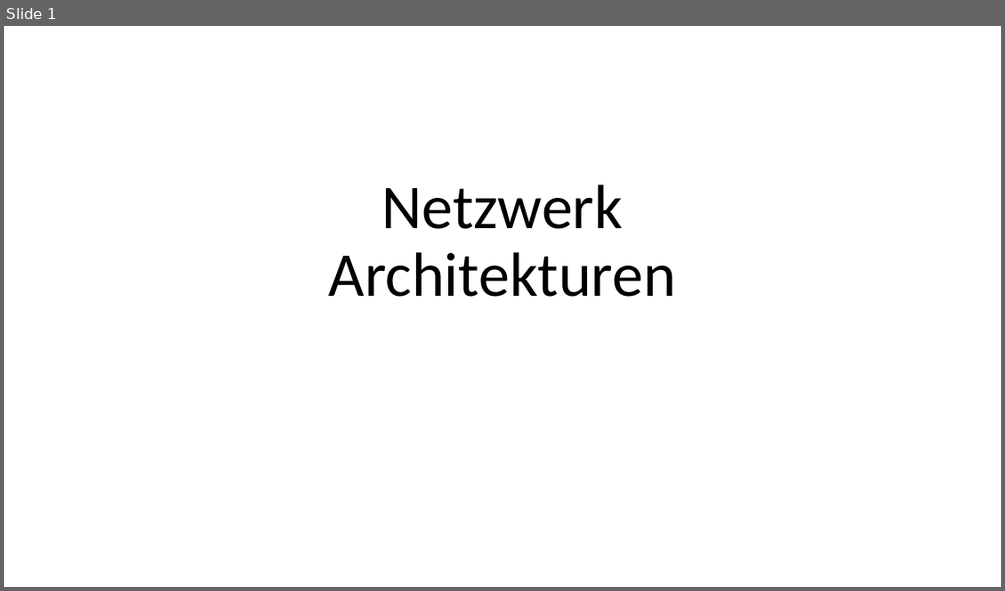
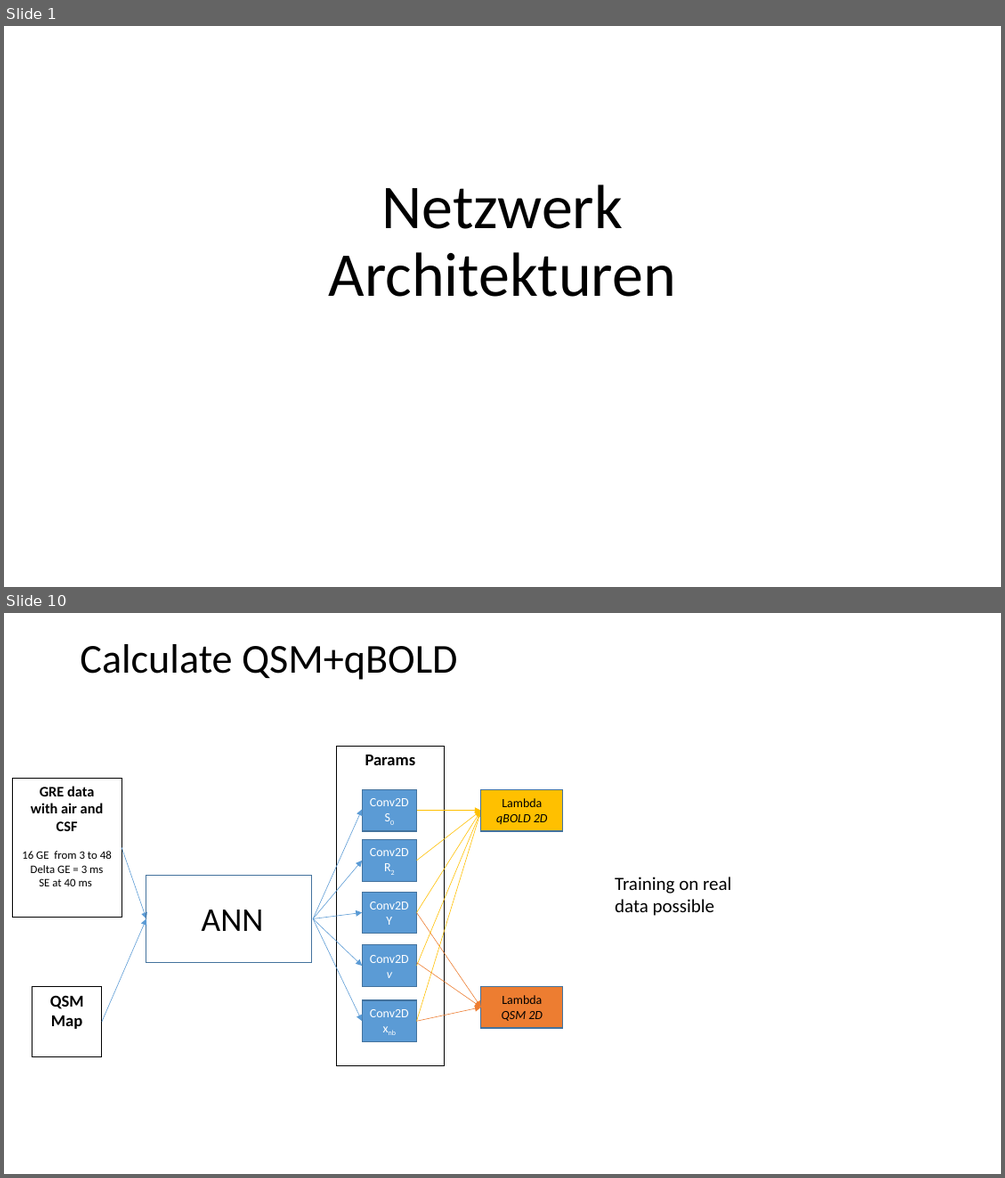
Before and after one commit to PatrickKinz/DeepLearning, a slide deck: Netzwerk_Architekturen.pptx. Shown one above the other, each under a label of ours: slide 1 before the commit, slides 1 and 10 after it; the slides between them are not shown. The pictures are 1005x591 and 1005x1178 pixels, drawn with LibreOffice and Linux fonts; fonts in the diff are those of the drawing. Boxes give left, top, right and bottom in pixels: in the first picture for what was removed or moved away, otherwise in the second. Text is boxed around its words. In the diff, an @@ line names an element or a change of style, - is before the commit and + after.

```diff
--- a/Netzwerk_Architekturen.pptx
+++ b/Netzwerk_Architekturen.pptx
@@ slide 10 added at bbox=[4, 613, 1001, 1174], background #FFFFFF @@
@@ title added at bbox=[80, 644, 457, 680], 39.6 pt, text #000000 @@
+Calculate QSM+qBOLD
@@ rectangle added at bbox=[337, 747, 444, 1065], outline #000000 0.75 pt, 16 pt, text #000000, bold @@
+Params
@@ rectangle added at bbox=[12, 779, 121, 916], outline #000000 0.75 pt, 11 pt, text #000000 @@
+GRE data
+with air and CSF
+16 GE from 3 to 48
+Delta GE = 3 ms
+SE at 40 ms
@@ rectangle added at bbox=[362, 789, 417, 831], fill #5B9BD5, outline #43739E 1 pt, 12 pt, text #FFFFFF @@
+Conv2D
+S0
@@ rectangle added at bbox=[481, 789, 563, 831], fill #FFC000, outline #43739E 1 pt, 12 pt, text #000000, italic @@
+Lambda
+qBOLD 2D
@@ arrow added from (313, 919) to (362, 809), #5B9BD5 0.5 pt @@
@@ arrow added from (417, 1022) to (481, 811), #FFC000 0.5 pt @@
@@ arrow added from (417, 966) to (481, 811), #FFC000 0.5 pt @@
@@ arrow added from (417, 913) to (481, 811), #FFC000 0.5 pt @@
@@ arrow added from (417, 860) to (481, 811), #FFC000 0.5 pt @@
@@ arrow added from (417, 811) to (481, 811), #FFC000 0.5 pt @@
@@ arrow added from (121, 848) to (146, 919), #5B9BD5 0.5 pt @@
@@ rectangle added at bbox=[362, 840, 417, 882], fill #5B9BD5, outline #43739E 1 pt, 12 pt, text #FFFFFF @@
+Conv2D
+R2
@@ rectangle added at bbox=[146, 876, 311, 963], outline #43739E 1 pt @@
@@ arrow added from (313, 919) to (362, 860), #5B9BD5 0.5 pt @@
@@ text added at bbox=[615, 876, 731, 916], 18 pt, text #000000 @@
+Training on real data possible
@@ rectangle added at bbox=[362, 892, 417, 933], fill #5B9BD5, outline #43739E 1 pt, 12 pt, text #FFFFFF @@
+Conv2D
+Y
@@ arrow added from (102, 1022) to (146, 919), #5B9BD5 0.5 pt @@
@@ text added at bbox=[202, 909, 264, 931], 32 pt, text #000000 @@
+ANN
@@ arrow added from (313, 919) to (362, 913), #5B9BD5 0.5 pt @@
@@ arrow added from (313, 919) to (362, 966), #5B9BD5 0.5 pt @@
@@ arrow added from (313, 919) to (362, 1022), #5B9BD5 0.5 pt @@
@@ arrow added from (417, 913) to (481, 1007), #ED7D31 0.5 pt @@
@@ rectangle added at bbox=[362, 945, 417, 987], fill #5B9BD5, outline #43739E 1 pt, 12 pt, text #FFFFFF @@
+Conv2D
+v
@@ rectangle added at bbox=[32, 986, 101, 1056], outline #000000 0.75 pt, 16 pt, text #000000, bold @@
+QSM Map
@@ arrow added from (417, 962) to (481, 1007), #ED7D31 0.5 pt @@
@@ rectangle added at bbox=[481, 986, 563, 1028], fill #ED7D31, outline #43739E 1 pt, 12 pt, text #000000 @@
+Lambda
+QSM 2D
@@ rectangle added at bbox=[362, 1000, 417, 1042], fill #5B9BD5, outline #43739E 1 pt, 12 pt, text #FFFFFF @@
+Conv2D
+xnb
@@ arrow added from (417, 1022) to (481, 1007), #ED7D31 0.5 pt @@
```
Also in this commit, not shown: 4 slides changed, 6 other slides added, 1 other file.
